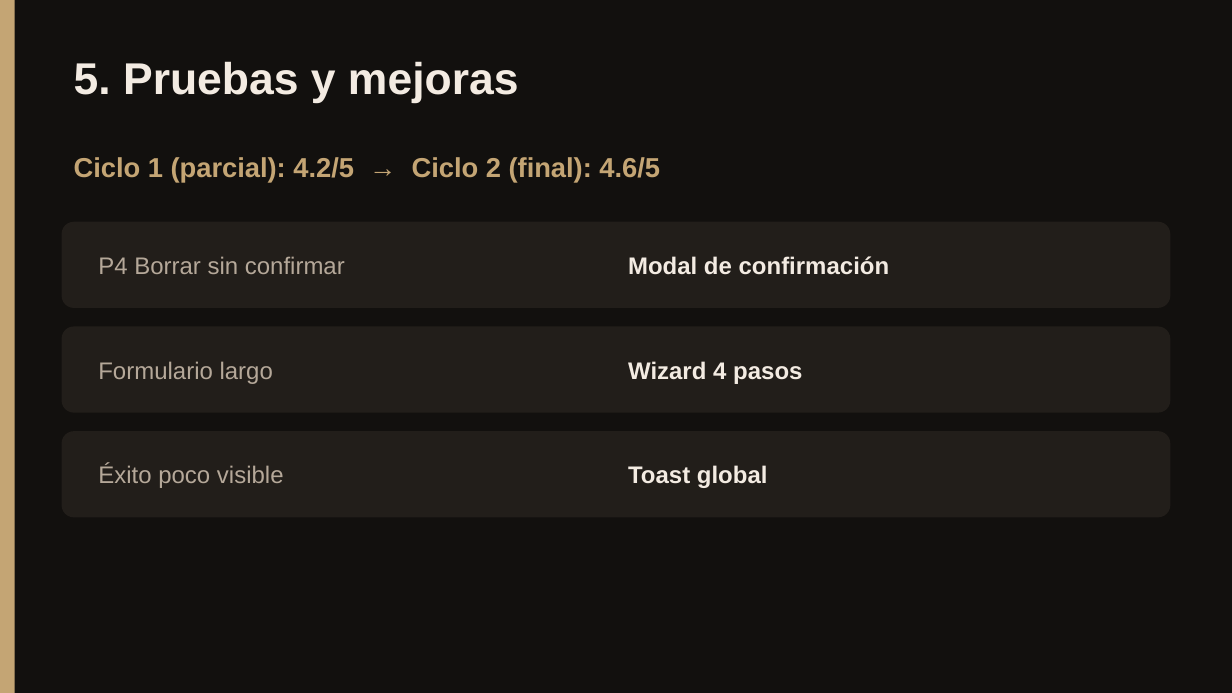
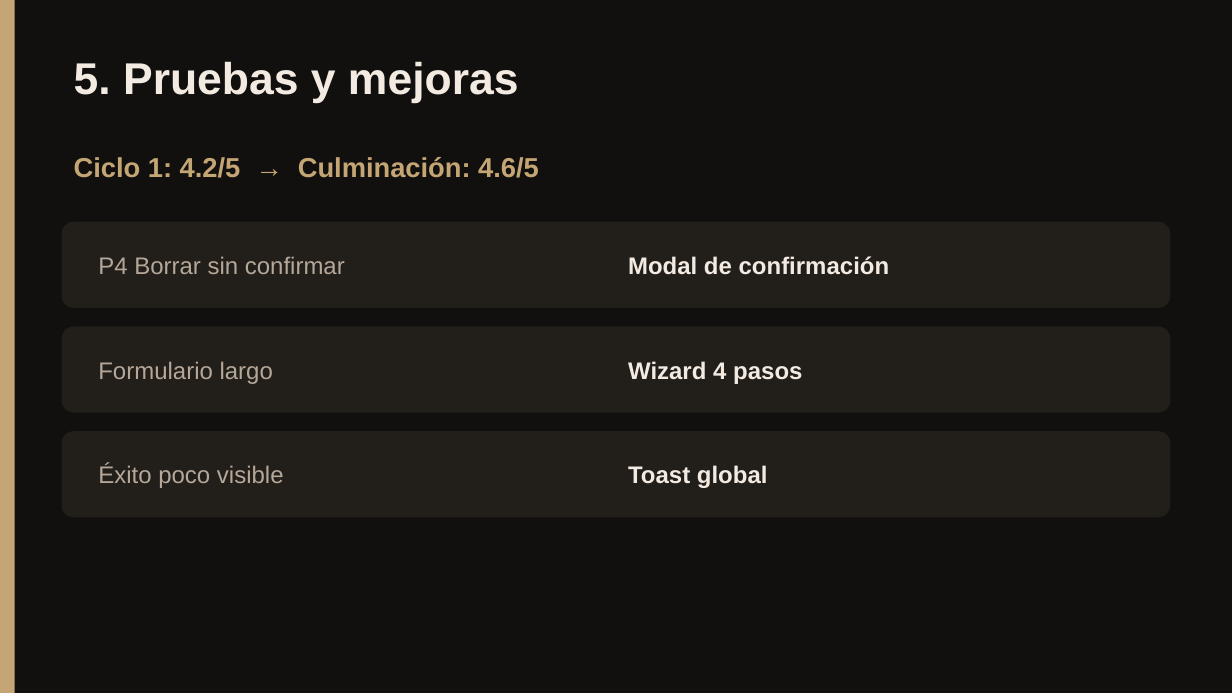
Before and after one commit to EduardoGonzalesF/restobook-reservas, a slide deck: slide 6 of docs/PRESENTACION-RestoBook-EVA.pptx. Drawn at 1232x693 pixels with LibreOffice and Linux fonts; fonts in the diff are those of the drawing. Boxes give left, top, right and bottom in pixels: in the first picture for what was removed or moved away, otherwise in the second. Text is boxed around its words. In the diff, an @@ line names an element or a change of style, - is before the commit and + after.

```diff
--- a/docs/PRESENTACION-RestoBook-EVA.pptx
+++ b/docs/PRESENTACION-RestoBook-EVA.pptx
@@ text at (74, 157, 539, 178): text changed @@
-Ciclo 1 (parcial): 4.2/5 → Ciclo 2 (final): 4.6/5
+Ciclo 1: 4.2/5 → Culminación: 4.6/5
```
Also in this commit, not shown: 1 other slide changed, 7 other files.
